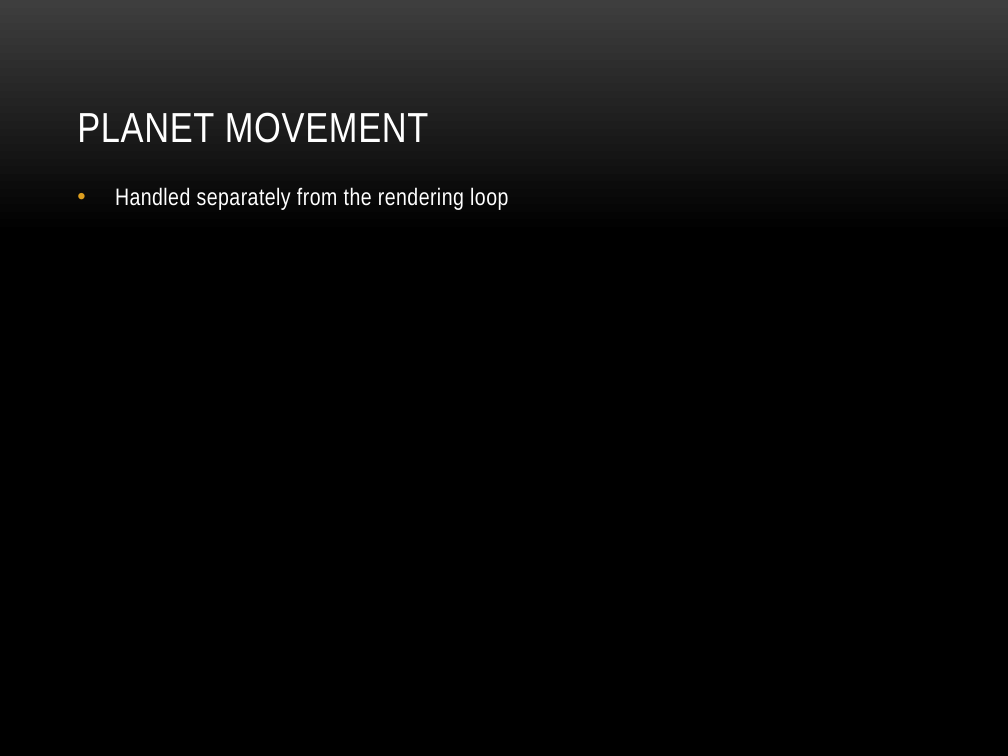
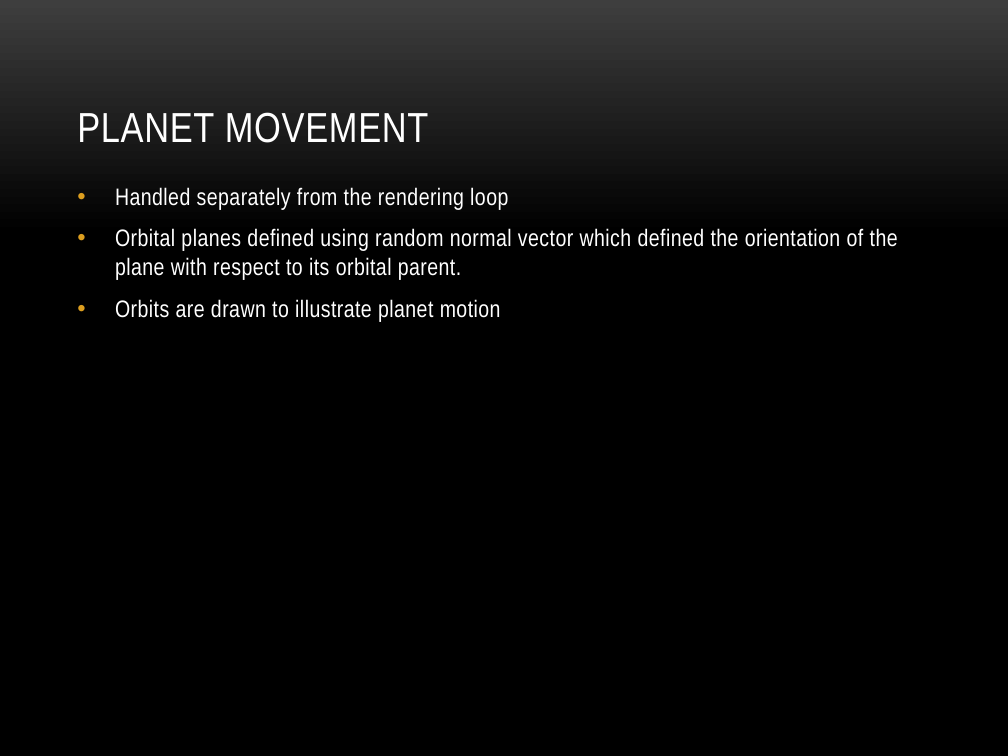
Before and after one commit to AdnaneKhan/1566_final, a slide deck: slide 5 of docs/gfx_ppt.pptx. Drawn at 1008x756 pixels with LibreOffice and Linux fonts; fonts in the diff are those of the drawing; background and template pictures are left out. Boxes give left, top, right and bottom in pixels: in the first picture for what was removed or moved away, otherwise in the second. Text is boxed around its words. In the diff, an @@ line names an element or a change of style, - is before the commit and + after.

```diff
--- a/docs/gfx_ppt.pptx
+++ b/docs/gfx_ppt.pptx
@@ text at (x1=115, y1=228, x2=898, y2=322): paragraphs added @@
+• Orbital planes defined using random normal vector which defined the orientation of the plane with respect to its orbital parent.
+• Orbits are drawn to illustrate planet motion
```
Also in this commit, not shown: 1 other slide changed, 1 slide added, 1 slide removed.
